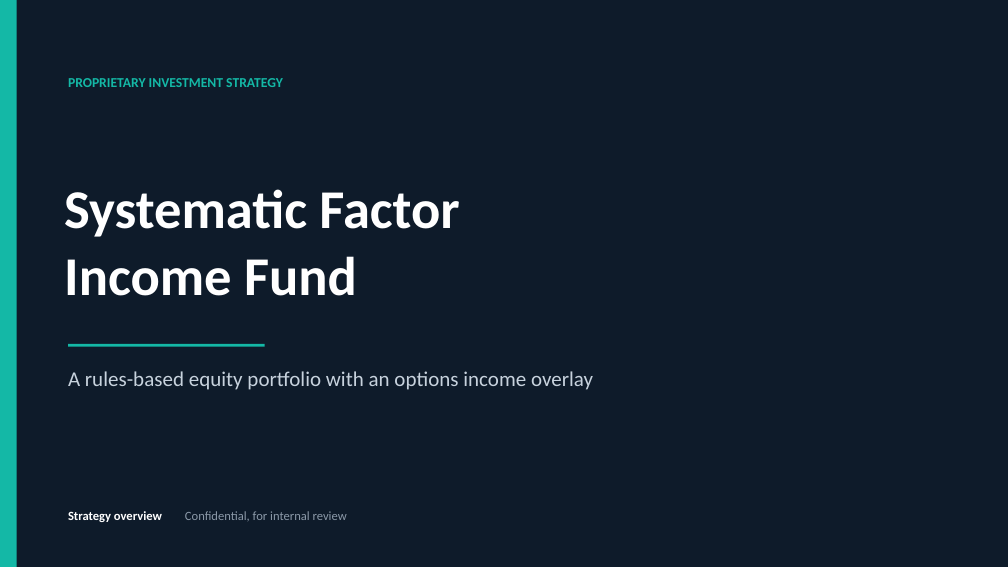
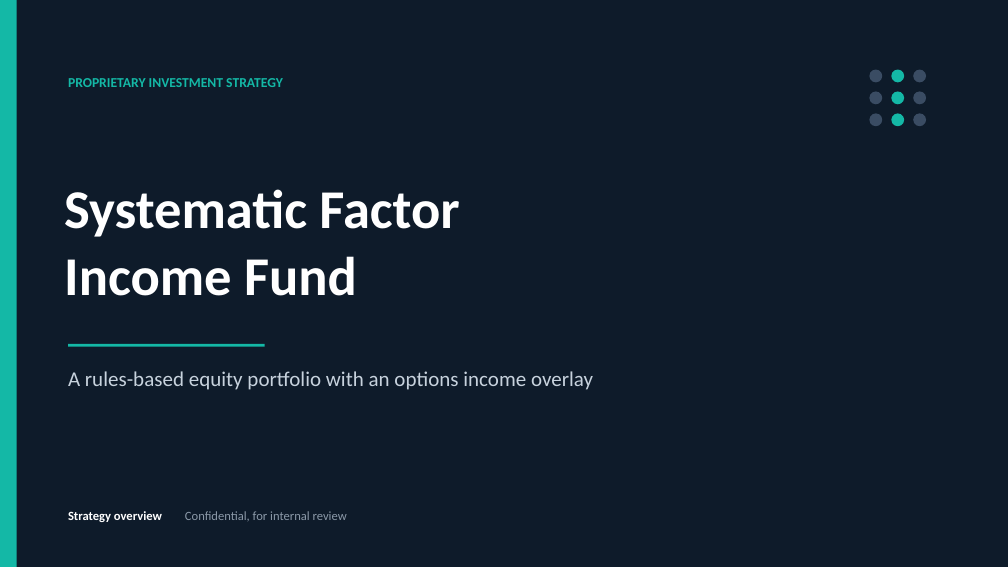
Before and after one commit to diegogomezpy/Portfolio_Algo_Trader, a slide deck: slide 1 of presentation/Systematic-Factor-Income-Fund.pptx. Drawn at 1008x567 pixels with LibreOffice and Linux fonts; fonts in the diff are those of the drawing. Boxes give left, top, right and bottom in pixels: in the first picture for what was removed or moved away, otherwise in the second. Text is boxed around its words. In the diff, an @@ line names an element or a change of style, - is before the commit and + after.

```diff
--- a/presentation/Systematic-Factor-Income-Fund.pptx
+++ b/presentation/Systematic-Factor-Income-Fund.pptx
@@ ellipse added at (x1=870, y1=70, x2=882, y2=82), fill #3A4C63 @@
@@ ellipse added at (x1=892, y1=70, x2=904, y2=82), fill #14B8A6 @@
@@ ellipse added at (x1=913, y1=70, x2=926, y2=82), fill #3A4C63 @@
@@ ellipse added at (x1=870, y1=91, x2=882, y2=104), fill #3A4C63 @@
@@ ellipse added at (x1=870, y1=113, x2=882, y2=126), fill #3A4C63 @@
@@ ellipse added at (x1=892, y1=91, x2=904, y2=104), fill #14B8A6 @@
@@ ellipse added at (x1=892, y1=113, x2=904, y2=126), fill #14B8A6 @@
@@ ellipse added at (x1=913, y1=91, x2=926, y2=104), fill #3A4C63 @@
@@ ellipse added at (x1=913, y1=113, x2=926, y2=126), fill #3A4C63 @@
```
Also in this commit, not shown: 12 other slides changed, 1 other file.
